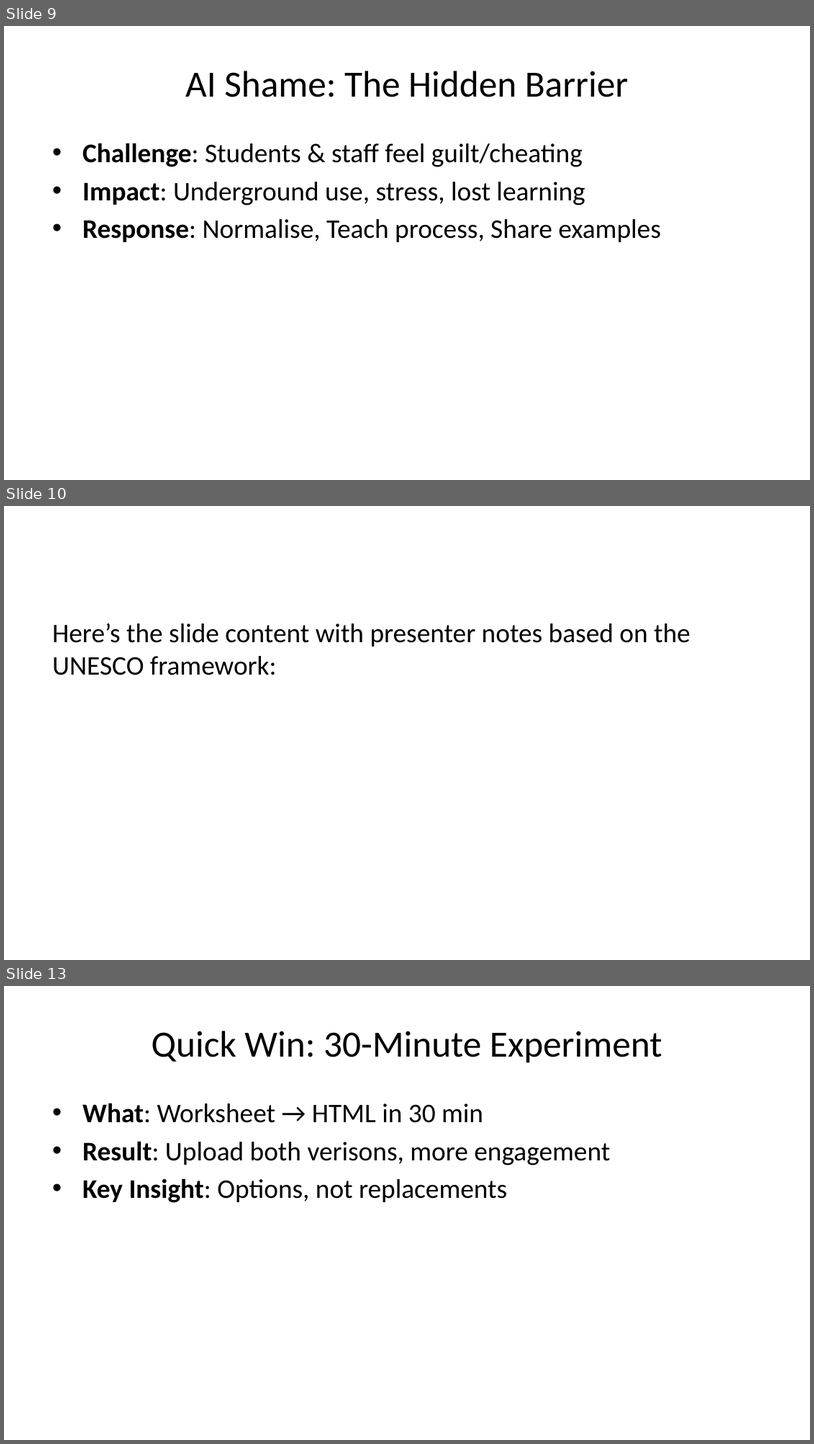
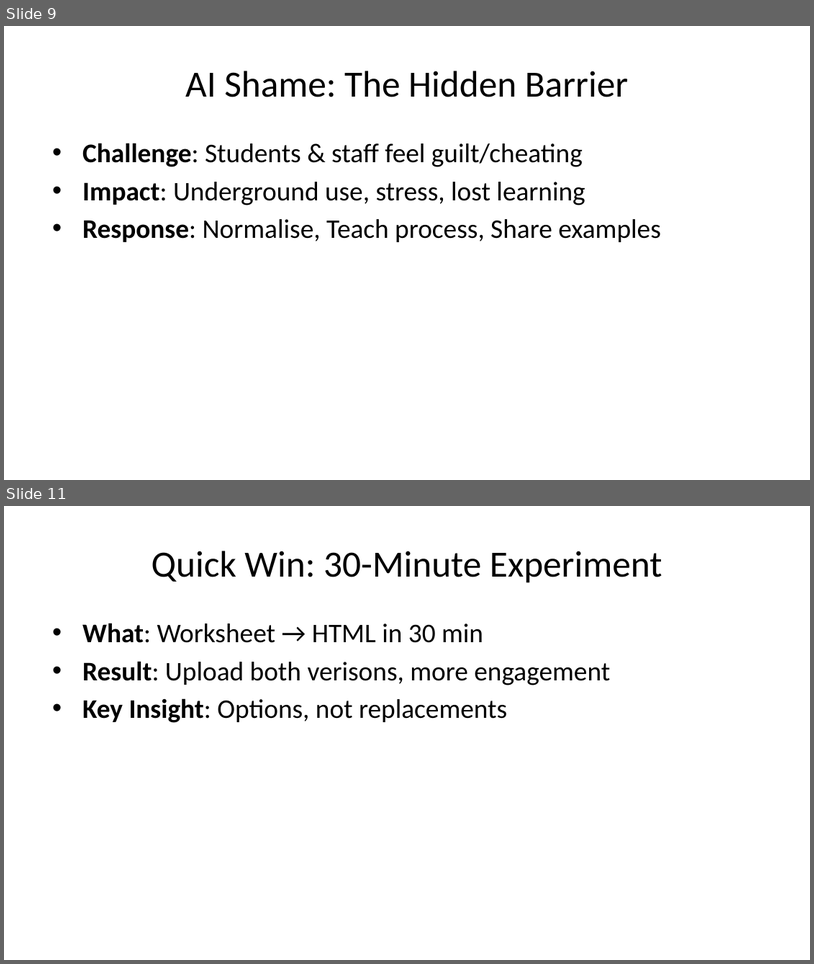
Before and after one commit to michael-borck/AI-in-the-Curriculum, a slide deck: cl-ai-in-the-curriculum.pptx. Shown one above the other, each under a label of ours: slides 9, 10 and 13 before the commit, slides 9 and 11 after it; the slides between them are not shown. The pictures are 814x1444 and 814x964 pixels, drawn with LibreOffice and Linux fonts; fonts in the diff are those of the drawing. Boxes give left, top, right and bottom in pixels: in the first picture for what was removed or moved away, otherwise in the second. Text is boxed around its words. In the diff, an @@ line names an element or a change of style, - is before the commit and + after.

```diff
--- a/cl-ai-in-the-curriculum.pptx
+++ b/cl-ai-in-the-curriculum.pptx
@@ slide 10 removed at (4,506,810,960), background #FFFFFF @@
@@ text removed at (52,623,691,675) @@
-Here’s the slide content with presenter notes based on the UNESCO framework:
@@ what was slide 13 is now slide 11 @@
```
Also in this commit, not shown: 1 slide changed, 1 other slide removed, 4 other files.
